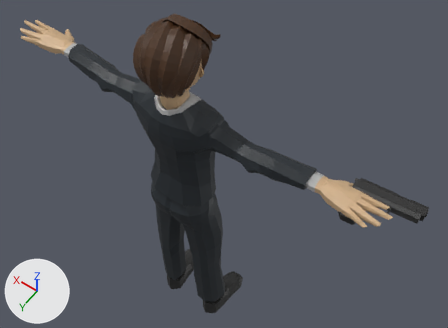
A saved change to the glTF model models/people/m_Suit.glb.
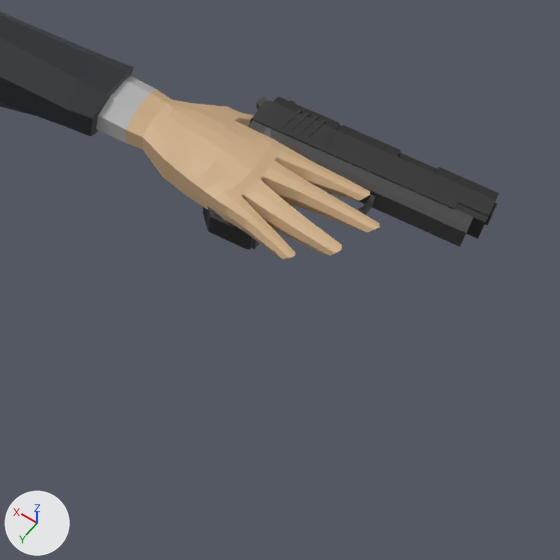
The first picture shows the older version from a 50 mm lens placed at (-1.031, 1.105, 3.122), pointed at (-0.069, -0.242, 1.005). The close-ups show the older and then the newer version on the part from 62% to 100% of the width and 45% to 98% of the height of that picture. Only the edits that show in the close-ups are written down. Every picture has the same lights, and +X, +Y and +Z are marked at lower left.

Objects in the first close-up: 'Pistol', 'Suit_Body'.
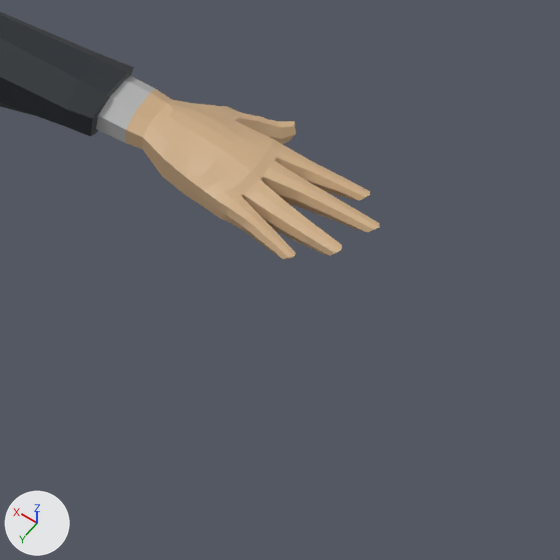
Edits to the bpy script that builds the scene:
```text
Remove ob_pistol:
    ob_pistol = bpy.data.objects.new('Pistol', me_cube_204)
    ob_pistol.location = (0.0, 0.0, 0.0)
```

Where the change shows, as pixel boxes (x1, y1, x2, y2) in the close-ups (560 x 560 px):
'Pistol', deleted: before (203, 97, 499, 250)
    faces in mat_black (black #242424): (203, 97, 499, 250)
    faces in mat_grey (dark grey #3f3f3f): (212, 97, 474, 249)
